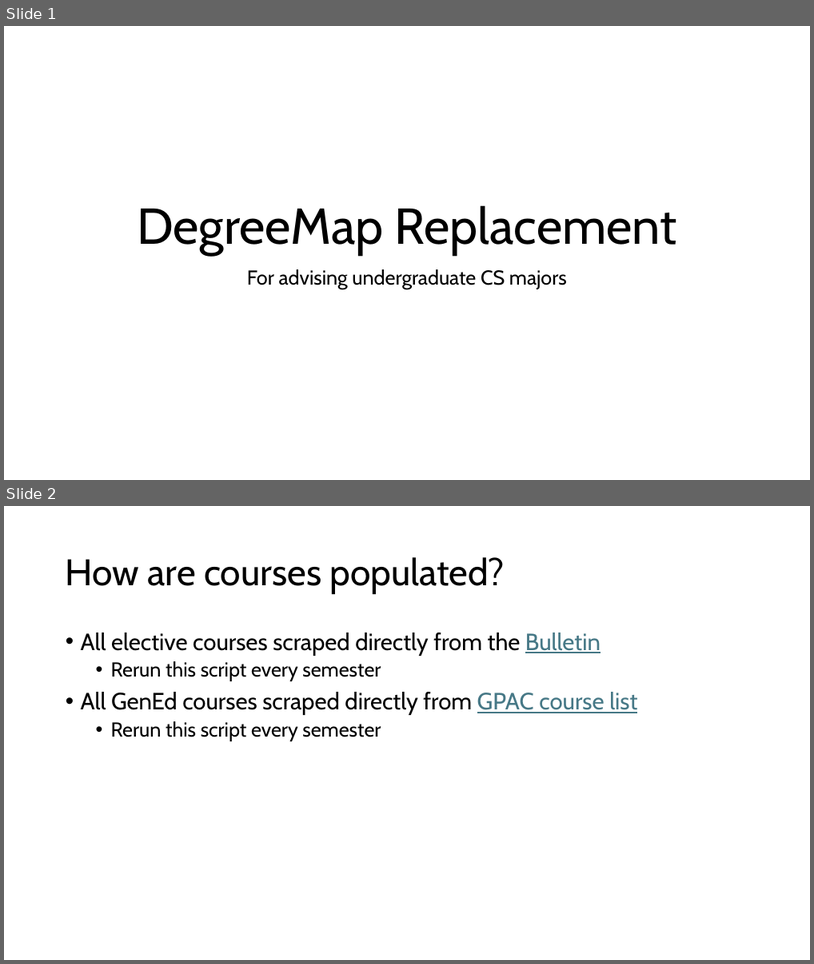
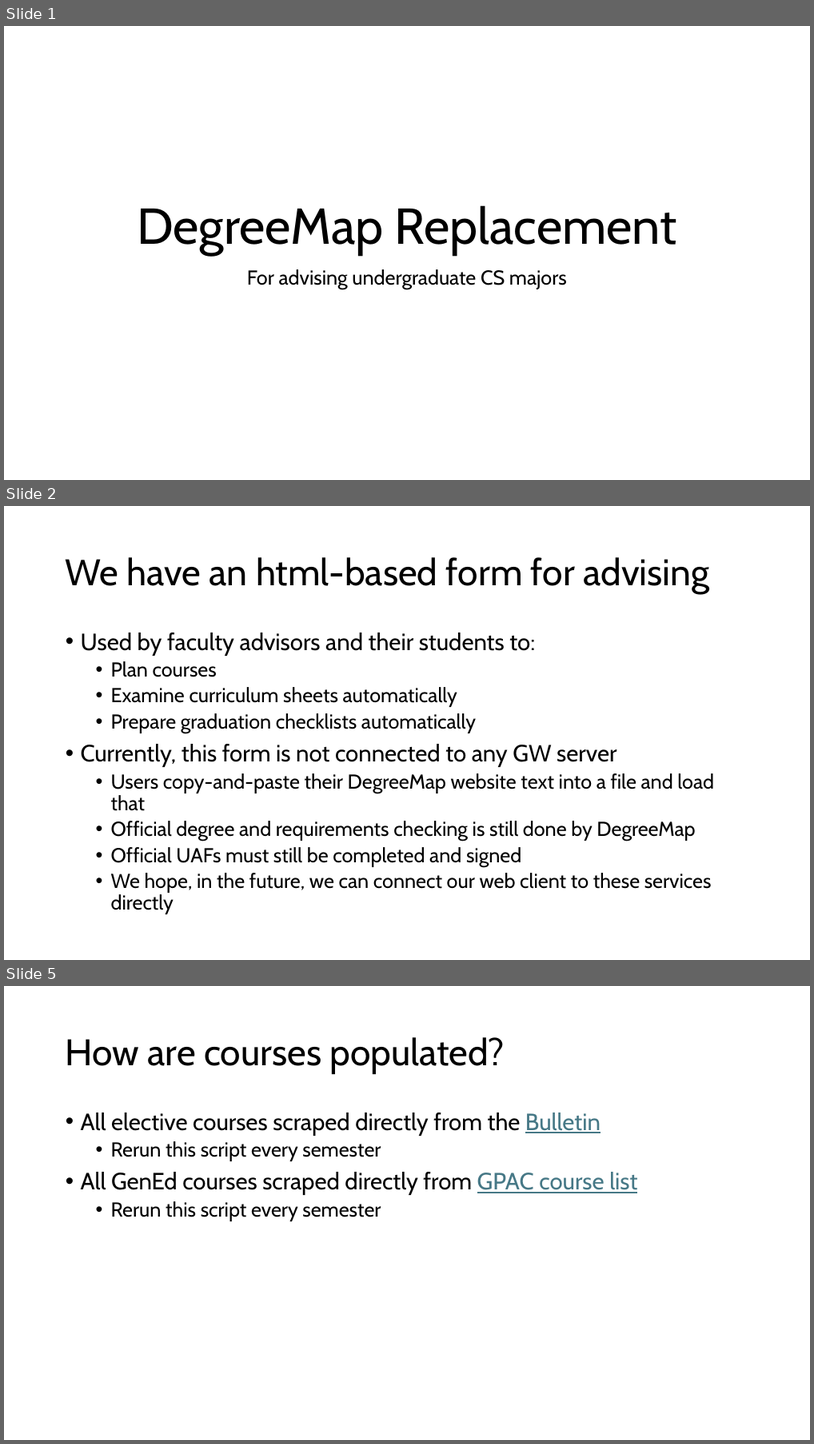
Before and after one commit to goldfrank/advisingtool, a slide deck: course_list_generation/DegreeMap Replacement.pptx. Shown one above the other, each under a label of ours: slides 1 and 2 before the commit, slides 1, 2 and 5 after it; the slides between them are not shown. The pictures are 814x964 and 814x1444 pixels, drawn with LibreOffice and Linux fonts; fonts in the diff are those of the drawing. Boxes give left, top, right and bottom in pixels: in the first picture for what was removed or moved away, otherwise in the second. Text is boxed around its words. In the diff, an @@ line names an element or a change of style, - is before the commit and + after.

```diff
--- a/course_list_generation/DegreeMap Replacement.pptx
+++ b/course_list_generation/DegreeMap Replacement.pptx
@@ slide 2 added at <box>4,506,810,960</box>, background #FFFFFF @@
@@ title added at <box>66,557,710,594</box>, 44 pt, text #000000 @@
+We have an html-based form for advising
@@ text added at <box>81,632,714,914</box>, 24 pt, text #000000 @@
+• Used by faculty advisors and their students to:
+  • Plan courses
+  • Examine curriculum sheets automatically
+  • Prepare graduation checklists automatically
+• Currently, this form is not connected to any GW server
+  • Users copy-and-paste their DegreeMap website text into a file and load that
+  • Official degree and requirements checking is still done by DegreeMap
+  • Official UAFs must still be completed and signed
+  • We hope, in the future, we can connect our web client to these services directly
@@ what was slide 2 is now slide 5 @@
```
Also in this commit, not shown: 2 other slides added, 2 other files.
